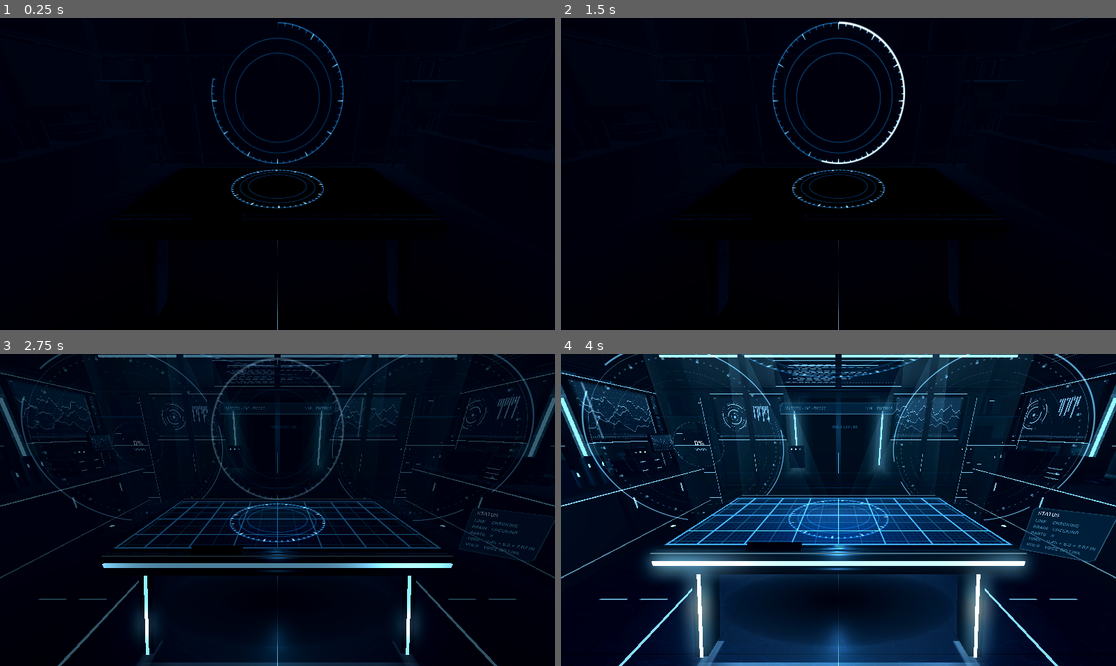
Above: before the commit, frames 1-4 (two rows, left to right).
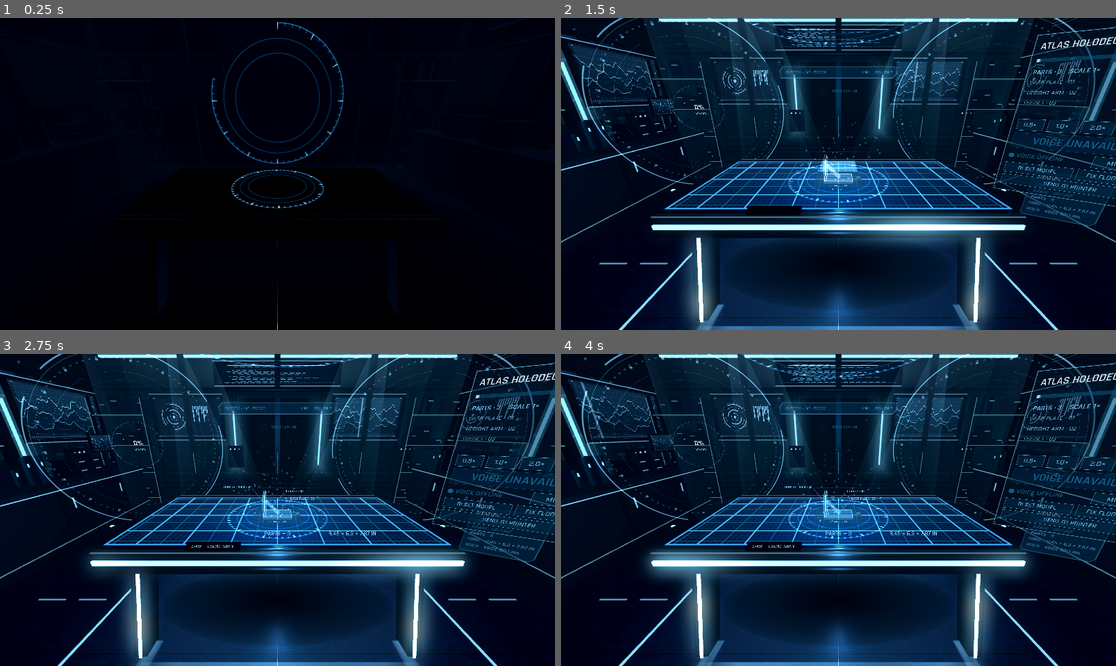
Above: after the commit, the same moments.

Repository: Jondude1/atlas-holodeck
Game: Godot game, scene res://main.tscn
The game is run twice, just before and just after one commit, with the same random seed, the same clock (stepped at 60 frames per second) and the same inputs. Sound files missing from this copy of the repository are replaced by a short silence.
Inputs (mouse positions are in pixels of both pictures, inside the frame that each line leads up to):
- Up to frame 1 (0.25 s): no input
- Up to frame 2 (1.5 s): tap Enter at 0.5 s; move the mouse to (960, 158) at 0.52 s; click (960, 158) at 0.67 s; drag from (727, 189) to (810, 236) at 1.27 s
- Up to frame 3 (2.75 s): move the mouse to (333, 441) at 2.02 s; click (333, 441) at 2.17 s
- Up to frame 4 (4 s): drag from (810, 572) to (672, 463) at 2.77 s; move the mouse to (1005, 556) at 3.52 s; click (1005, 556) at 3.67 s

The runs differ from the first frame. In frame 1, less than 0.1% of the frame differs, in the area x 25-77%, y 1-98%; in frame 2, 63%, in the area x 0-100%, y 0-100%; in frame 3, 51%; in frame 4, 7.4%.

Commit message:
Round 2 (Helios takeover): smoothness + Stark feel — haptics, easing pass, skippable boot, hub greeting, CAD stage narration, panel idle-render fix, deferred schematic paint, whole-model hover, real brain tier; fixes: capped Sfx.play_and_wait (uncapped finished-signal hang), hub probe timeout 2s->5s; all 7 suites PASS, exercise 12/12, 76 draw calls

Diff:
--- a/app/cad_bench.gd
+++ b/app/cad_bench.gd
@@ -49,9 +49,20 @@
 func _log(msg: String) -> void:
 	print("[CAD] t+%dms %s" % [Time.get_ticks_msec(), msg])
 
+## Round 2 (R2-7): the hub job carries a real stage — narrate it instead
+## of one blanket BUILDING for the whole wait.
+const STAGE_LABELS := {
+	"queued": "QUEUED", "writing": "WRITING", "repairing": "REPAIRING",
+	"building": "BUILDING", "fetching": "FETCHING", "saving": "SAVING",
+}
+
+func _stage_status(stage: String) -> String:
+	var label: String = STAGE_LABELS.get(stage, "BUILDING")
+	return "%s %d s" % [label, int(Time.get_ticks_msec() / 1000.0 - _t_job)]
+
 func _on_job(job_id: String, _ack: String) -> void:
 	_t_job = Time.get_ticks_msec() / 1000.0
-	status = "BUILDING 0 s"
+	status = "QUEUED 0 s"
 	_log("job %s accepted - following it" % job_id)
 	_poll(job_id)
 
@@ -83,10 +94,11 @@
 	var t_end := Time.get_ticks_msec() / 1000.0 + POLL_MAX_SECONDS
 	while Time.get_ticks_msec() / 1000.0 < t_end and not _handled.has(job_id):
 		await get_tree().create_timer(POLL_SECONDS).timeout
-		status = "BUILDING %d s" % int(Time.get_ticks_msec() / 1000.0 - _t_job)
 		if _handled.has(job_id):
 			return
 		var info := await _get_json("/atlas/cad-job/%s" % job_id)
+		if not info.is_empty():
+			status = _stage_status(String(info.get("stage", "")))
 		match String(info.get("status", "")):
 			"done":
 				_on_done(job_id)
@@ -129,6 +141,9 @@
 	m.labels_beat.connect(_on_labels_beat.bind(m), CONNECT_ONE_SHOT)
 	await m.materialize()
 	_log("materialize complete")
+	for h in get_tree().get_nodes_in_group("holodeck_hands"):
+		if h.has_method("buzz"):
+			h.buzz(0.06, 0.3)  # R2-1: materialize-complete pulse, both hands
 	spawned.emit(m)
 	await _voice.say("Take a look. You can grab it, or pull it apart from the panel. Nothing goes to the printer without your confirmation.")
 	status = ""
@@ -220,8 +235,8 @@
 
 func _on_labels_beat(m: Node3D) -> void:
 	var tw := create_tween().set_parallel(true)
-	tw.tween_method(_table.set_readout_alpha, 0.0, 1.0, 0.2)
-	tw.tween_method(m.set_tether_alpha, 0.0, 1.0, 0.3)
+	Ease.fd(tw.tween_method(_table.set_readout_alpha, 0.0, 1.0, 0.2))
+	Ease.fd(tw.tween_method(m.set_tether_alpha, 0.0, 1.0, 0.3))
 
 func _park_active() -> void:
 	if _active == null or _active.call("is_parked"):
--- /dev/null
+++ b/app/ease.gd
@@ -0,0 +1,13 @@
+class_name Ease
+## Round 2 (R2-3): ONE easing language for the whole app, so no motion
+## feels mechanical by accident. Positional/scale motion uses cubic-out;
+## fades and shader params use sine in-out. New tweens call Ease.mv() /
+## Ease.fd() on their Tweener instead of picking curves ad hoc.
+## (Deliberate exceptions stay: the panel reveal's TRANS_BACK pop and
+## the boot ring's staged sine fill are designed beats, not defaults.)
+
+static func mv(tw: Tweener) -> Tweener:
+	return tw.set_trans(Tween.TRANS_CUBIC).set_ease(Tween.EASE_OUT)
+
+static func fd(tw: Tweener) -> Tweener:
+	return tw.set_trans(Tween.TRANS_SINE).set_ease(Tween.EASE_IN_OUT)
--- a/app/grabbable.gd
+++ b/app/grabbable.gd
@@ -69,10 +69,14 @@
 		return
 	_hands.append(hand)
 	_recapture()
+	if hand.has_method("buzz"):
+		hand.buzz(0.03, 0.5)  # R2-1: grab confirmed in the grabbing hand
 
 func end_grab(hand: Node3D) -> void:
 	_hands.erase(hand)
 	_recapture()
+	if hand.has_method("buzz"):
+		hand.buzz(0.02, 0.3)  # R2-1: soft release tick (settle / coast / stay)
 
 func _recapture() -> void:
 	if _hands.size() == 1:
--- a/app/hand.gd
+++ b/app/hand.gd
@@ -17,10 +17,19 @@
 @onready var _laser: Node3D = get_node_or_null("Laser")
 
 func _ready() -> void:
+	add_to_group("holodeck_hands")
 	button_pressed.connect(_on_pressed)
 	button_released.connect(_on_released)
 	if _laser:
 		_laser.visible = pointer
+
+## Round 2 (R2-1): short, distinct haptic confirmations — grab, release,
+## select, panel poke, materialize. No-op unless XR is actually live, so
+## headless tests and the fallback camera never touch the API.
+func buzz(duration := 0.03, amplitude := 0.4) -> void:
+	if not XrBoot.ready_ok:
+		return
+	trigger_haptic_pulse("haptic", 0.0, amplitude, duration, 0.0)
 
 func _on_pressed(action: String) -> void:
 	if action == "grip_click" and (_held == null or not is_instance_valid(_held)):
@@ -51,9 +60,11 @@
 		if hit == null and parked != null:
 			# pointing at a parked model: the trigger pulls it back to centre (bench select) instead of talking
 			get_tree().get_first_node_in_group("cad_bench").select(parked)
+			buzz(0.04, 0.45)  # R2-1: select confirmed in the hand
 		elif hit != null:
 			_pressing = true
 			_send_button(Vector2(hit.x, hit.y), true)
+			buzz(0.015, 0.25)  # R2-1: panel poke tick
 		else:
 			# secondary PTT: the right trigger when aimed off the panel (on the panel it clicks UI)
 			var v := get_tree().get_first_node_in_group("voice") as VoiceLink
@@ -157,9 +168,16 @@
 					part = p
 	if _hover_model and _hover_model != found and is_instance_valid(_hover_model):
 		_hover_model.clear_highlight(true)
+		if _hover_model.has_method("set_all_hot"):
+			_hover_model.set_all_hot(false)
 	_hover_model = found
 	if found:
-		found.highlight_part(part)
+		if found.has_method("is_parked") and found.is_parked():
+			# R2-2: a parked model under the ray glows as ONE selectable
+			# object (bench select), not as a single named part.
+			found.set_all_hot(true)
+		else:
+			found.highlight_part(part)
 
 var _stick_cd := 0.0
 
--- a/app/hub.gd
+++ b/app/hub.gd
@@ -9,7 +9,9 @@
 
 ## Link state for the HUD (brief #8): real values only. "" until the boot hub check has run.
 static var link := ""    # "LAN" | "TAILNET" | "LOCAL ONLY"
-static var brain := ""   # "HERMES" when a hub answered, else "OFFLINE" (the hub owns the tier; we only know reachability)
+static var brain := ""   # Round 2 (R2-11): the hub's REAL reported chat tier from /atlas/voice-status
+                         # (e.g. "LOCAL · ATLAS:14B"); "HUB" when a hub answered but the tier fetch
+                         # failed; "OFFLINE" when nothing answered. Never a guessed label.
 
 static var _token := ""
 static var _token_loaded := false
@@ -47,15 +49,35 @@
 		if await _status_ok(host, cands[i]):
 			base_url = cands[i]
 			link = labels[mini(i, 1)]
-			brain = "HERMES"
+			brain = await _fetch_brain(host, cands[i])
 			return true
 	link = "LOCAL ONLY"
 	brain = "OFFLINE"
 	return false
 
+## The hub's configured chat tier, straight from /atlas/voice-status.
+static func _fetch_brain(host: Node, base: String) -> String:
+	var http := HTTPRequest.new()
+	http.timeout = 5.0
+	host.add_child(http)
+	if http.request(base + "/atlas/voice-status", auth_headers()) != OK:
+		http.queue_free()
+		return "HUB"
+	var res: Array = await http.request_completed
+	http.queue_free()
+	if res[0] != HTTPRequest.RESULT_SUCCESS or res[1] < 200 or res[1] >= 300:
+		return "HUB"
+	var data = JSON.parse_string((res[3] as PackedByteArray).get_string_from_utf8())
+	if typeof(data) != TYPE_DICTIONARY:
+		return "HUB"
+	var model := String(data.get("brain_model", "")).strip_edges()
+	if model == "":
+		return "HUB"
+	return ("LOCAL · " + model.to_upper()) if bool(data.get("brain_local", false)) else model.to_upper()
+
 static func _status_ok(host: Node, base: String) -> bool:
 	var http := HTTPRequest.new()
-	http.timeout = 2.0
+	http.timeout = 5.0  # frame-polled: a loaded renderer (or a busy Quest) needs the slack; returns the moment the reply lands
 	host.add_child(http)
 	if http.request(base + "/atlas/status") != OK:
 		http.queue_free()
--- a/app/main.gd
+++ b/app/main.gd
@@ -19,6 +19,14 @@
 var _xr_ok := false
 var _ring_mat: ShaderMaterial
 var _ring: MeshInstance3D
+
+## Round 2 (R2-8): the boot ring sequence is skippable — any controller
+## button press jumps to the normal completion path (materialize +
+## greeting still happen). _boot_finished guards against double-running
+## the completion when the killed tweens' coroutine is abandoned.
+var _booting := false
+var _boot_finished := false
+var _boot_tweens: Array[Tween] = []
 
 func _ready() -> void:
 	add_child(Sfx.new())
@@ -95,7 +103,44 @@
 		trans := Tween.TRANS_CUBIC, ease_type := Tween.EASE_OUT) -> Signal:
 	var tw := create_tween()
 	tw.tween_method(setter, from, to, dur).set_trans(trans).set_ease(ease_type)
+	if _booting:
+		_boot_tweens.append(tw)
 	return tw.finished
+
+func _skip_boot() -> void:
+	if not _booting or _boot_finished:
+		return
+	for tw in _boot_tweens:
+		if tw and tw.is_valid():
+			tw.kill()
+	_boot_tweens.clear()
+	# Final visual state of the ring sequence, then the normal path.
+	_set_ring(1.0, &"reveal")
+	_set_ring(1.0, &"progress")
+	_set_ring(0.0, &"pulse")
+	_set_ring(0.0, &"fade")
+	_set_fade(1.0)
+	if _ring:
+		_ring.queue_free()
+		_ring = null
+	print("boot skipped by input")
+	_finish_boot()
+
+func _finish_boot() -> void:
+	if _boot_finished:
+		return
+	_boot_finished = true
+	_booting = false
+	_on_boot_complete()
+
+func _on_any_controller_button(_name: String) -> void:
+	if _booting:
+		_skip_boot()
+
+func _input(event: InputEvent) -> void:
+	# Desktop/headless convenience: a physical key also skips.
+	if _booting and event is InputEventKey and (event as InputEventKey).pressed:
+		_skip_boot()
 
 func _set_ring(v: float, param: StringName) -> void:
 	_ring_mat.set_shader_parameter(param, v)
@@ -107,6 +152,11 @@
 	_table.scale = Vector3.ONE * lerpf(0.94, 1.0, v)
 
 func _boot() -> void:
+	_booting = true
+	for hand_path in ["XROrigin3D/LeftHand", "XROrigin3D/RightHand"]:
+		var c := get_node_or_null(hand_path) as XRController3D
+		if c and not c.button_pressed.is_connected(_on_any_controller_button):
+			c.button_pressed.connect(_on_any_controller_button)
 	_set_fade(0.0)
 	_model.hide_all()
 	_ring = MeshInstance3D.new()
@@ -128,8 +178,10 @@
 	_tween(_set_ring.bind(&"pulse"), 1.0, 0.0, 0.2)
 	_tween(_set_ring.bind(&"fade"), 1.0, 0.0, 0.5)
 	await _tween(_set_fade, 0.0, 1.0, 1.5)                                              # room + table up
+	if _boot_finished:
+		return  # a skip already ran the completion path; the ring is freed there
 	_ring.queue_free()
-	_on_boot_complete()
+	_finish_boot()
 
 func _on_boot_complete() -> void:
 	print("boot complete")
@@ -140,9 +192,27 @@
 	_model.labels_beat.connect(_on_labels_beat, CONNECT_ONE_SHOT)
 	await _model.materialize()
 	print("materialize complete")
-	await Sfx.play_and_wait(self, "greeting")  # graceful fallback: always plays, after materialize
+	await _greet()
+	_voice.start()  # brief #11: the mic opens only after the recorded lines, so the greeting is never "heard"
+
+## Round 2 (R2-9): hub-driven greeting. If the hub answered the boot
+## probe, Atlas greets through the hub's own voice with real context
+## (time of day); the recorded clips remain the offline fallback —
+## never an error screen, never silence.
+func _greet() -> void:
+	# The boot probe runs un-awaited; give it a short grace window so a
+	# slow-but-alive hub still gets to speak the greeting.
+	var waited := 0.0
+	while Hub.link == "" and waited < 4.0:
+		await get_tree().create_timer(0.25).timeout
+		waited += 0.25
+	if Hub.base_url != "":
+		var hour := int(Time.get_datetime_dict_from_system().get("hour", 12))
+		var part := "morning" if hour < 12 else ("afternoon" if hour < 18 else "evening")
+		await _voice.say("Good %s, Jon. The holodeck is ready. Hold the left trigger and ask me to make something." % part)
+	else:
+		await Sfx.play_and_wait(self, "greeting")
 	await Sfx.play_and_wait(self, "confirm_render")  # never overlaps the greeting
-	_voice.start()  # brief #11: the mic opens only after the recorded lines, so the greeting is never "heard"
 
 func _on_labels_beat() -> void:
 	_tween(_table.set_readout_alpha, 0.0, 1.0, 0.2)
--- a/app/model.gd
+++ b/app/model.gd
@@ -217,6 +217,19 @@
 func hot_part() -> MeshInstance3D:
 	return _hot_part
 
+## Round 2 (R2-2): whole-model hover glow for PARKED models — the
+## bench-select affordance. Every part rim-lights together so the parked
+## model reads as one selectable object; labels stay as they are.
+var _all_hot := false
+
+func set_all_hot(on: bool) -> void:
+	if on == _all_hot:
+		return
+	_all_hot = on
+	for i in _parts.size():
+		var rest := 0.85 if _parts[i] == _hot_part else 0.0
+		_mats[i].set_shader_parameter("flash", 0.6 if on else rest)
+
 func clear_highlight(only_hover := false) -> void:
 	if only_hover and _hot_pin:
 		return
@@ -279,17 +292,26 @@
 	super(hand)
 	Sfx.play(self, "grab")
 
+## Round 2 (R2-4/R2-5): the silhouette paint is the single most expensive
+## step of building a model (~0.35-0.45 s of CPU rasterising) and it used
+## to happen synchronously inside _ready — one frozen frame at spawn AND
+## at boot (the demo bracket builds the same way). The mesh + material
+## are still built immediately; only the texture paint is deferred to
+## the next idle frame, and materialize's schematic fade waits for it.
+var _schem_foot := Rect2()
+var _schem_quad_m := 0.0
+var _schematic_ready := false
+var _schem_fade_pending := false
+
 func _build_schematic() -> void:
-	var foot := Rect2(_bounds.position.x, _bounds.position.z, _bounds.size.x, _bounds.size.z)
-	var quad_m := maxf(foot.size.x, foot.size.y) * 1.7
+	_schem_foot = Rect2(_bounds.position.x, _bounds.position.z, _bounds.size.x, _bounds.size.z)
+	_schem_quad_m = maxf(_schem_foot.size.x, _schem_foot.size.y) * 1.7
 	var quad := QuadMesh.new()
-	quad.size = Vector2.ONE * quad_m
+	quad.size = Vector2.ONE * _schem_quad_m
 	_schematic_mat = StandardMaterial3D.new()
 	_schematic_mat.shading_mode = BaseMaterial3D.SHADING_MODE_UNSHADED
 	_schematic_mat.transparency = BaseMaterial3D.TRANSPARENCY_ALPHA
 	_schematic_mat.cull_mode = BaseMaterial3D.CULL_DISABLED
-	# R1-12: the real part outline (top-down silhouette + actual through-holes); Blueprint.legacy = the old bbox + bolt layer
-	_schematic_mat.albedo_texture = Blueprint.make(foot, quad_m) if Blueprint.legacy else Blueprint.make_silhouette(_parts, foot, quad_m)
 	_schematic = MeshInstance3D.new()
 	_schematic.name = "Schematic"
 	_schematic.mesh = quad
@@ -297,6 +319,16 @@
 	_schematic.rotation_degrees.x = -90.0  # lie flat, texture top = -Z
 	_schematic.position = Vector3(_bounds.get_center().x, SCHEMATIC_LIFT, _bounds.get_center().z)
 	add_child(_schematic)
+	call_deferred("_paint_schematic")
+
+func _paint_schematic() -> void:
+	# R1-12: the real part outline (top-down silhouette + actual through-holes); Blueprint.legacy = the old bbox + bolt layer
+	_schematic_mat.albedo_texture = Blueprint.make(_schem_foot, _schem_quad_m) if Blueprint.legacy else Blueprint.make_silhouette(_parts, _schem_foot, _schem_quad_m)
+	_schematic_ready = true
+	if _schem_fade_pending:
+		_schem_fade_pending = false
+		var tw := create_tween()
+		Ease.fd(tw.tween_method(_set_schematic_alpha, 0.0, 1.0, 0.5))
 
 ## Flat X / Z size labels just outside the blueprint's dimension lines.
 func _build_dim_labels() -> void:
@@ -454,16 +486,19 @@
 		m.set_shader_parameter("y0", y_lo)
 		m.set_shader_parameter("y1", y_hi)
 	var tw := create_tween().set_parallel(true)
-	tw.tween_method(_set_schematic_alpha, 0.0, 1.0, 0.5).set_trans(Tween.TRANS_CUBIC).set_ease(Tween.EASE_OUT)
-	tw.tween_method(_set_param.bind(&"wire"), 0.0, 1.0, 0.35)
+	if _schematic_ready:
+		Ease.fd(tw.tween_method(_set_schematic_alpha, 0.0, 1.0, 0.5))
+	else:
+		_schem_fade_pending = true  # R2-4: _paint_schematic runs this fade when the texture lands
+	Ease.fd(tw.tween_method(_set_param.bind(&"wire"), 0.0, 1.0, 0.35))
 	tw.tween_method(_set_param.bind(&"scan"), 0.0, 1.15, 1.1).set_delay(0.35) \
 			.set_trans(Tween.TRANS_SINE).set_ease(Tween.EASE_IN_OUT)
 	tw.tween_callback(_scan_plane_begin).set_delay(0.35)
 	tw.tween_method(_set_scan_plane, 0.0, 1.0, 1.1).set_delay(0.35) \
 			.set_trans(Tween.TRANS_SINE).set_ease(Tween.EASE_IN_OUT)
-	tw.tween_method(_set_scan_plane_alpha, SCAN_PLANE_ALPHA, 0.0, 0.25).set_delay(1.2)
+	Ease.fd(tw.tween_method(_set_scan_plane_alpha, SCAN_PLANE_ALPHA, 0.0, 0.25).set_delay(1.2))
 	tw.tween_callback(func() -> void: _scan_plane.visible = false).set_delay(1.45)
-	tw.tween_method(_set_param.bind(&"flash"), 1.0, 0.0, 0.5).set_delay(1.35)
+	Ease.fd(tw.tween_method(_set_param.bind(&"flash"), 1.0, 0.0, 0.5).set_delay(1.35))
 	tw.tween_callback(labels_beat.emit).set_delay(1.75)
 	tw.tween_callback(materialized.emit).set_delay(MATERIALIZE_TIME)
 	await materialized
--- a/app/project.godot
+++ b/app/project.godot
@@ -23,9 +23,12 @@
 
 renderer/rendering_method="mobile"
 textures/vram_compression/import_etc2_astc=true
+anti_aliasing/quality/msaa_3d=2
 
 [xr]
 
 openxr/enabled=true
 openxr/reference_space=1
+openxr/display_refresh_rate=90.0
+openxr/foveation_level=2
 shaders/enabled=true
--- a/app/sfx.gd
+++ b/app/sfx.gd
@@ -27,11 +27,20 @@
 		_players[cue] = p
 
 ## Plays a cue and waits until it finishes (no-op if the cue is unknown).
+## The wait is DEADLINE-CAPPED (clip length + 1.5 s): awaiting the raw
+## `finished` signal hung forever under a windowed dummy-audio run
+## (round1b exercise, 2026-11-20) — a missed signal must never stall boot.
 static func play_and_wait(from: Node, cue: String) -> void:
 	var s := from.get_tree().get_first_node_in_group("sfx")
 	if s and s._players.has(cue):
-		s._players[cue].play()
-		await s._players[cue].finished
+		var p: AudioStreamPlayer = s._players[cue]
+		p.play()
+		var len := 2.0
+		if p.stream:
+			len = p.stream.get_length()
+		var t_end := Time.get_ticks_msec() + int((len + 1.5) * 1000.0)
+		while p.playing and Time.get_ticks_msec() < t_end:
+			await from.get_tree().process_frame
 
 static func play(from: Node, cue: String) -> void:
 	var s := from.get_tree().get_first_node_in_group("sfx")
--- a/app/ui_panel.gd
+++ b/app/ui_panel.gd
@@ -231,12 +231,15 @@
 		_model.clear_highlight()
 
 ## The panel is static most of the time, so its SubViewport renders only while something is happening (pointer input,
-## voice state, list/model change = poke) plus one refresh every PANEL_IDLE_REFRESH s so nothing can go stale. Its 2D
-## draws were ~34 of the frame's draw calls when it re-rendered every frame (brief #15 budget).
-const PANEL_IDLE_REFRESH := 0.5
+## voice state, list/model change = poke). Round 2 (R2-6): at idle the viewport is now fully DISABLED (Godot 4 has
+## no when-dirty mode for SubViewport) — every content change funnels through poke() (the text setters compare
+## before setting), expiry draws one final ONCE frame, and a slow 5 s safety pulse covers anything un-poked.
+## Before R2-6, idle forced a full re-render every 0.5 s (~34 draw calls each, forever).
+const PANEL_SAFETY_REFRESH := 5.0
 const PANEL_POKE_S := 1.2
 var _poke_t := PANEL_POKE_S
 var _idle_t := 0.0
+var _safety_flip := false
 
 func poke(seconds := PANEL_POKE_S) -> void:
 	_poke_t = maxf(_poke_t, seconds)
@@ -247,17 +250,22 @@
 		if t != _card_hint.text:
 			_card_hint.text = t
 			poke()
+	if _safety_flip:
+		_safety_flip = false
+		_vp.render_target_update_mode = SubViewport.UPDATE_DISABLED
 	if _poke_t > 0.0:
 		_poke_t -= delta
 		_idle_t = 0.0
 		_vp.render_target_update_mode = SubViewport.UPDATE_ALWAYS
 	else:
 		_idle_t += delta
-		if _idle_t >= PANEL_IDLE_REFRESH:
+		if _vp.render_target_update_mode == SubViewport.UPDATE_ALWAYS:
+			_vp.render_target_update_mode = SubViewport.UPDATE_ONCE  # one final clean frame, then off
+			_safety_flip = true
+		elif _idle_t >= PANEL_SAFETY_REFRESH:
 			_idle_t = 0.0
 			_vp.render_target_update_mode = SubViewport.UPDATE_ONCE
-		elif _vp.render_target_update_mode == SubViewport.UPDATE_ALWAYS:
-			_vp.render_target_update_mode = SubViewport.UPDATE_ONCE
+			_safety_flip = true
 	_scale_t += delta
 	if _scale_t > 0.25 and _parts_header and _model:
 		_scale_t = 0.0
@@ -370,7 +378,7 @@
 	b.modulate = Tokens.HOLO_CORE
 	b.scale = Vector2.ONE * 0.94
 	var tw := b.create_tween().set_parallel(true)
-	tw.tween_property(b, "modulate", Color.WHITE, 0.25)
+	Ease.fd(tw.tween_property(b, "modulate", Color.WHITE, 0.25))
 	tw.tween_property(b, "scale", Vector2.ONE, 0.25).set_trans(Tween.TRANS_BACK).set_ease(Tween.EASE_OUT)
 
 ## World ray -> Vector3(pixel_x, pixel_y, distance), or null if it misses the panel.
Not shown, added: app/ease.gd.uid
Not shown, changed: ITERATION-BACKLOG.md
Not shown, changed: SPEC.md
Not shown, changed: WIP-STATE.md
